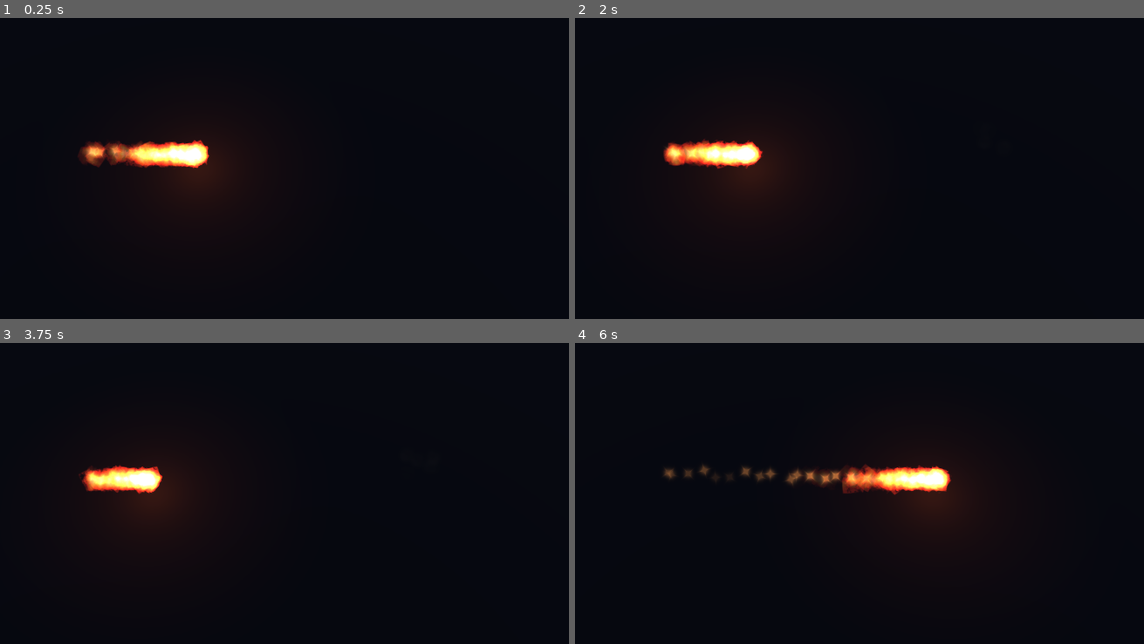
Above: before the commit, frames 1-4 (two rows, left to right).
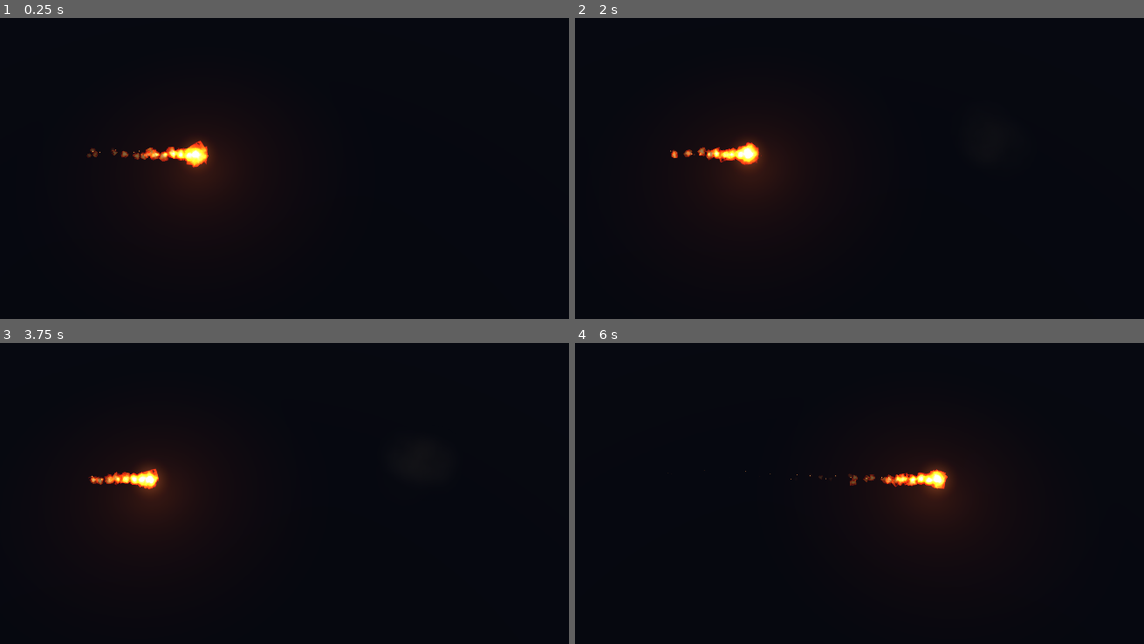
Above: after the commit, the same moments.

Repository: Lee-unhn/ember-graveyard
Game: Godot game, scene res://main.tscn
Two runs of this game, one before a commit and one after it. Both use one fixed random seed, a clock stepped at 60 frames per second and the inputs below.
Inputs:
- Up to frame 1 (0.25 s): no input
- Up to frame 2 (2 s): no input
- Up to frame 3 (3.75 s): tap Enter at 3.5 s
- Up to frame 4 (6 s): no input

The runs differ from the first frame. In frame 1, 1.7% of the frame differs, in the area x 13-37%, y 40-50%; in frame 2, 1.3%; in frame 3, 1.0%; in frame 4, 2.1%, in the area x 15-67%, y 40-51%.

Commit message:
P5: keep particle scale on Godot billboards, match web additive blending
Godot 4.7 drops each particle's scale on BILLBOARD_PARTICLES materials unless
billboard_keep_scale is set, so every quad drew at 1 unit (explosion too small,
sparks too big). Also disable fog on particles (the web particle shader has none)
and fold alpha into colour for additive sheets so faint edges are not brightened
by linear-light blending. GODOT.md now records the measured lit-area numbers;
checks.mjs guards keep_scale and mutation defect 8 removes it.

Co-Authored-By: Claude Opus 5.5 <noreply@anthropic.com>

Diff:
--- a/godot/main.gd
+++ b/godot/main.gd
@@ -28,10 +28,29 @@
 func _ready() -> void:
 	for n in ["flame", "explosion", "smoke", "glow"]:
 		# load the PNG directly so the project runs without an editor import step
-		tex[n] = ImageTexture.create_from_image(Image.load_from_file("res://textures/%s.png" % n))
+		var img := Image.load_from_file("res://textures/%s.png" % n)
+		if n != "smoke":
+			_web_additive(img)
+		tex[n] = ImageTexture.create_from_image(img)
 	_world()
 	_build_ball()
 	_build_blast()
+
+
+## Godot adds additive particles in linear light and converts to sRGB at the end; the web page (Three.js r128,
+## no colour management) adds the raw sRGB numbers. Faint edges (alpha 0.05-0.2) therefore come out several times
+## brighter in Godot and the glow looks bigger. Folding alpha into the colour (rgb x a, alpha 1) makes one layer
+## over black come out the same as on the web. Measured in docs/GODOT.md. Smoke uses normal blending and is left as is.
+func _web_additive(img: Image) -> void:
+	img.convert(Image.FORMAT_RGBA8)
+	var d := img.get_data()
+	for i in range(0, d.size(), 4):
+		var a: int = d[i + 3]
+		d[i] = d[i] * a / 255
+		d[i + 1] = d[i + 1] * a / 255
+		d[i + 2] = d[i + 2] * a / 255
+		d[i + 3] = 255
+	img.set_data(img.get_width(), img.get_height(), false, Image.FORMAT_RGBA8, d)
 
 
 func _world() -> void:
@@ -66,6 +85,8 @@
 	m.transparency = BaseMaterial3D.TRANSPARENCY_ALPHA
 	m.blend_mode = BaseMaterial3D.BLEND_MODE_ADD if additive else BaseMaterial3D.BLEND_MODE_MIX
 	m.billboard_mode = BaseMaterial3D.BILLBOARD_PARTICLES   # camera-facing quads, like the web PSys
+	m.billboard_keep_scale = true   # without this, billboarding drops each particle's scale and every quad draws at 1 unit
+	m.disable_fog = true            # the web particle shader has no fog (ShaderMaterial without fog: true)
 	m.particles_anim_h_frames = 4                           # the 4x4 flipbook
 	m.particles_anim_v_frames = 4
 	m.particles_anim_loop = true
Not shown, changed: docs/DEVLOG.md
Not shown, changed: docs/GODOT.md
Not shown, changed: docs/diagrams/2026-11-16_EmberGraveyard_P3/mindmap.mmd
Not shown, changed: docs/diagrams/2026-11-16_EmberGraveyard_P3/system_architecture.mmd
Not shown, changed: docs/diagrams/2026-11-16_EmberGraveyard_P3/verification_flow.mmd
